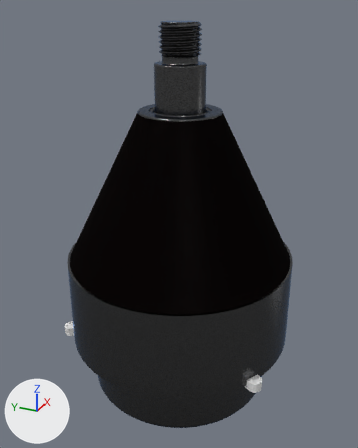
One commit to the Blender file HydrospringRubber.blend: the scene before it, then after it.
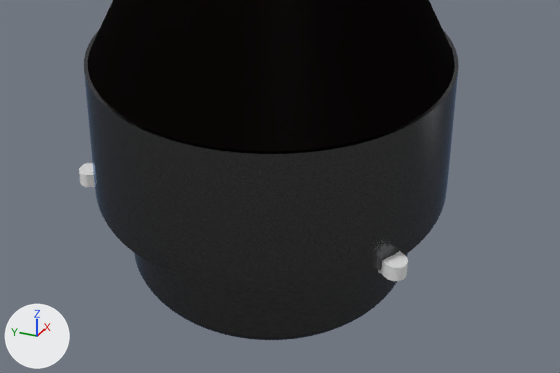
There are two pictures of each version: one whole from a 50 mm camera at (-15.37, -6.87, 7.54) aimed at (-0.04, 0.02, -0.12), one close up on the part from 5% to 99% of the width and 50% to 100% of the height. Lighting does not change. The marker at lower left points along +X, +Y and +Z.

The first close-up shows 'Bolthole', 'Pot', 'Ring', 'RubberSpring'.
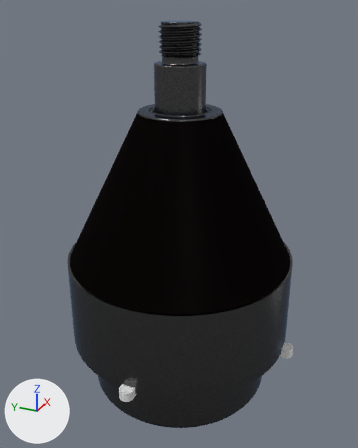
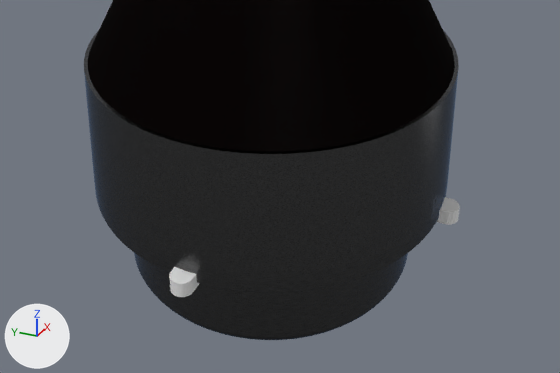
Commit message: Rather 4 boltholes

Where the change shows, as pixel boxes [x1, y1, x2, y2] in the close-ups (560 x 373 px; the box of a moved part takes in the faces that stretch with it):
'Bolthole', reshaped, turned
    before: [79, 163, 408, 281]
    after: [169, 197, 460, 297]
part 1 of me_cylinder_001, moved or reshaped (not visible before)
    after: [437, 197, 460, 225]
part 2 of me_cylinder_001, moved or reshaped
    before: [378, 251, 408, 281]
    after: [169, 267, 200, 297]

What the commit changed:
me_cylinder_001 has 384 vertices, 294 faces and spans x -16.8..31.9, y -27.9..27.9, z -13.6..-11.6.
me_cylinder_001 is used by ob_bolthole; location (0.0, 0.0, 0.0); rotation (0.0, 0.0, 2.094), in degrees (0, 0, 120); scale (0.145, 0.145, 0.347).
me_cylinder_001 part 1: the loose piece of 128 vertices spanning x -16.8..-12.0, y -27.9..-22.0, z -13.6..-11.6 is turned 30 degrees about the z axis through the mesh origin.
me_cylinder_001 part 2: the loose piece of 128 vertices spanning x -16.8..-12.0, y 22.0..27.9, z -13.6..-11.6 is turned 60 degrees about the z axis through the mesh origin.
Object 'Bolthole' (ob_bolthole) turns from (0, 0, 120) to (0, 0, 0) degrees about x, y and z.
